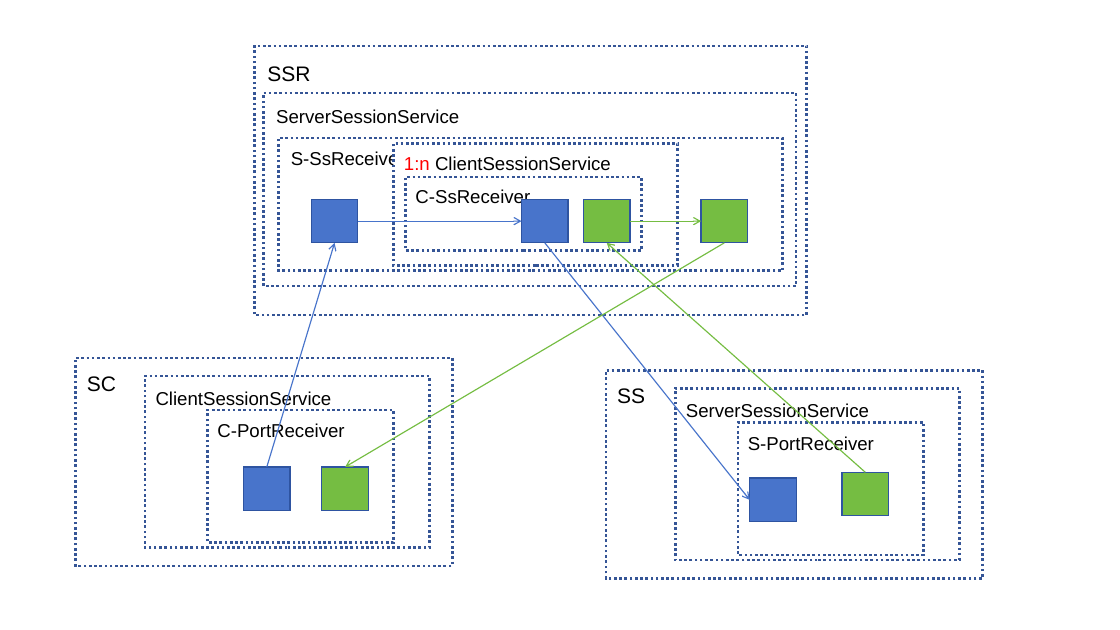
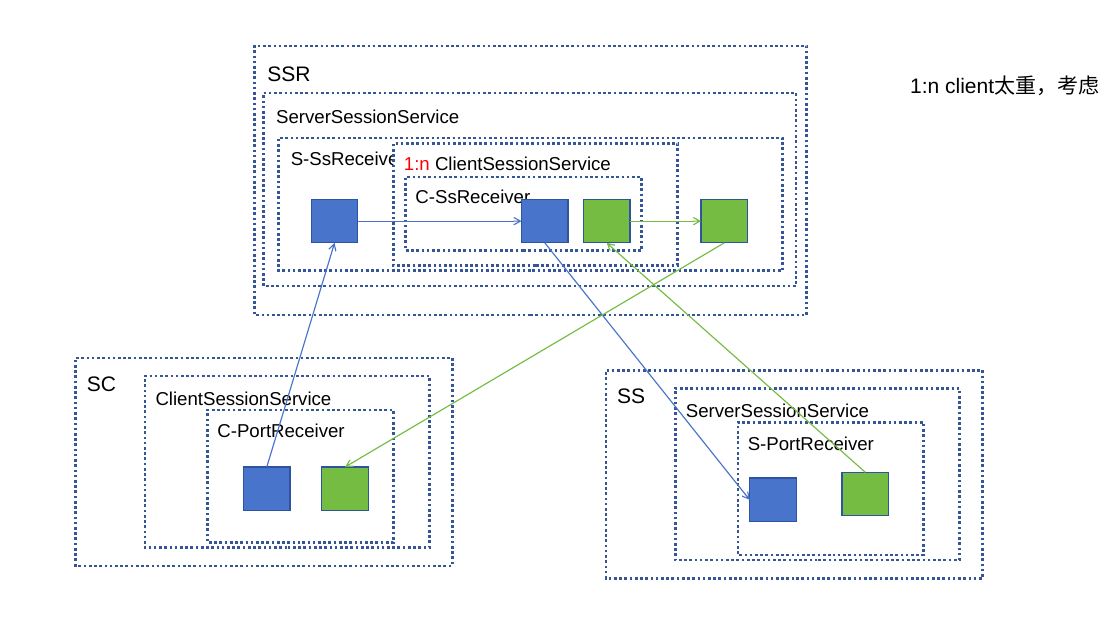
Before and after one commit to codingmiao/hppt, a slide deck: slide 14 of _doc/readme.pptx. Drawn at 1120x630 pixels with LibreOffice and Linux fonts; fonts in the diff are those of the drawing. Boxes give left, top, right and bottom in pixels: in the first picture for what was removed or moved away, otherwise in the second. Text is boxed around its words. In the diff, an @@ line names an element or a change of style, - is before the commit and + after.

```diff
--- a/_doc/readme.pptx
+++ b/_doc/readme.pptx
@@ text added at (910, 77, 1099, 95), 18 pt, text #000000 @@
+1:n client太重，考虑
```
Also in this commit, not shown: 15 other files.
